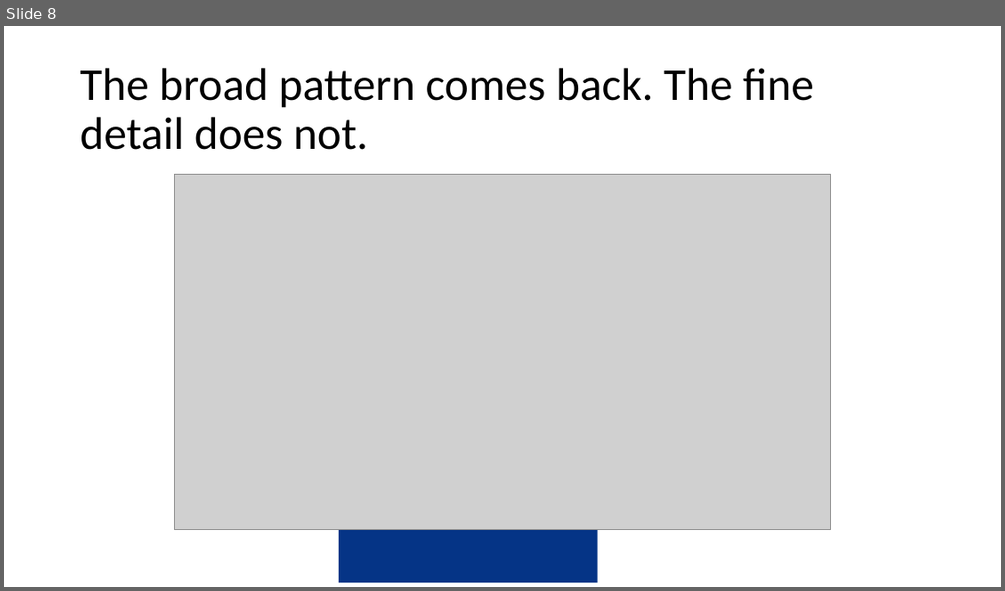
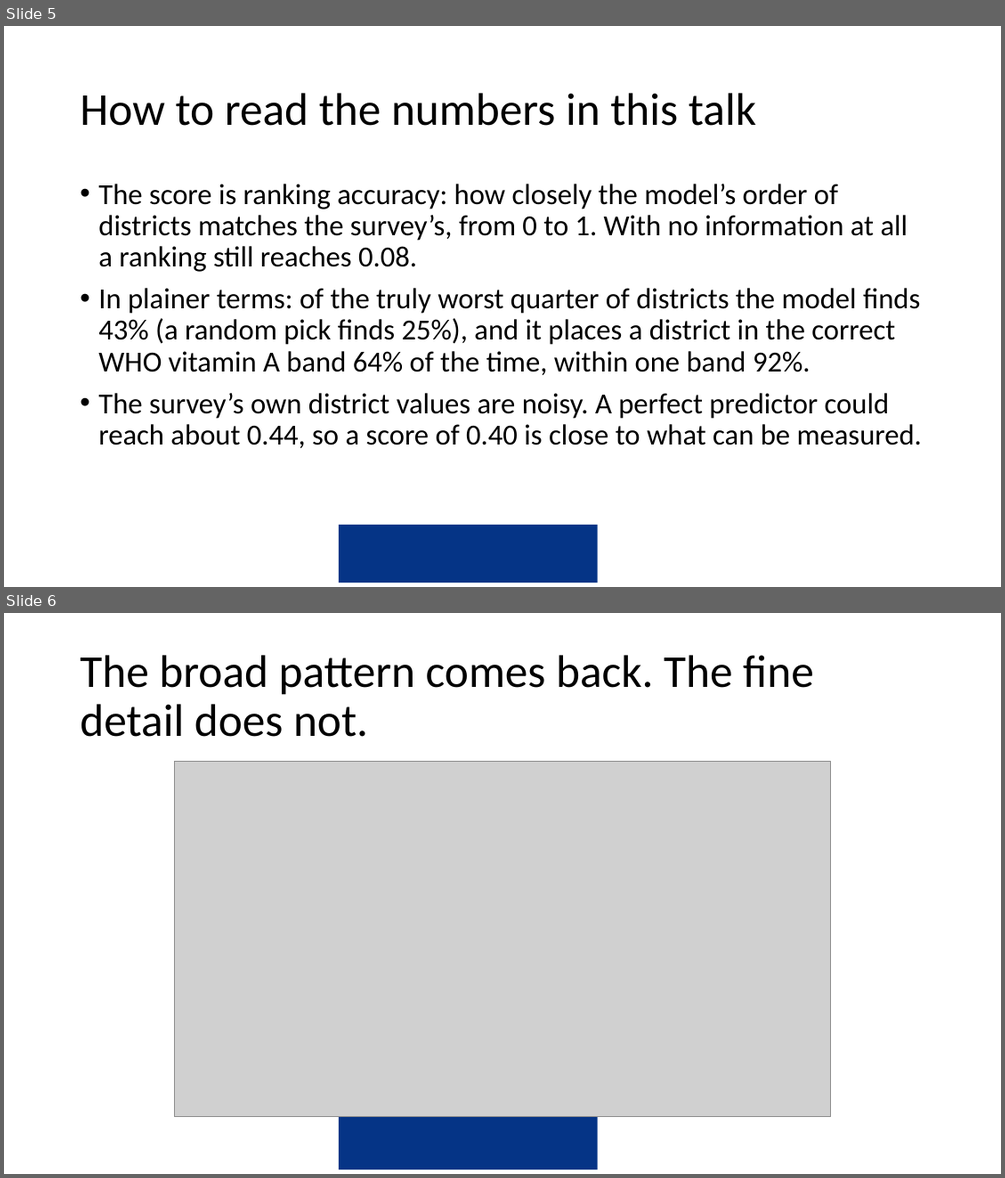
Before and after one commit to amertens/mn-prediction, a slide deck: docs/slides/MN-proxy-policy-deck-2026-09.pptx. Shown one above the other, each under a label of ours: slide 8 before the commit, slides 5 and 6 after it. The pictures are 1005x591 and 1005x1178 pixels, drawn with LibreOffice and Linux fonts; fonts in the diff are those of the drawing; grey boxes stand for pictures; background and template pictures are left out. Boxes give left, top, right and bottom in pixels: in the first picture for what was removed or moved away, otherwise in the second. Text is boxed around its words. In the diff, an @@ line names an element or a change of style, - is before the commit and + after.

```diff
--- a/docs/slides/MN-proxy-policy-deck-2026-09.pptx
+++ b/docs/slides/MN-proxy-policy-deck-2026-09.pptx
@@ slide 5 added at (4,26,1001,587), background #FFFFFF; not listed: 1 template element that a slide beside it also shows @@
@@ title added at (80,93,756,126), 44 pt, text #000000 @@
+How to read the numbers in this talk
@@ text added at (98,184,922,448), 28 pt, text #000000 @@
+• The score is ranking accuracy: how closely the model’s order of districts matches the survey’s, from 0 to 1. With no information at all a ranking still reaches 0.08.
+• In plainer terms: of the truly worst quarter of districts the model finds 43% (a random pick finds 25%), and it places a district in the correct WHO vitamin A band 64% of the time, within one band 92%.
+• The survey’s own district values are noisy. A perfect predictor could reach about 0.44, so a score of 0.40 is close to what can be measured.
@@ what was slide 8 is now slide 6 @@
```
Also in this commit, not shown: 5 slides changed, 5 other slides added, 1 slide removed, 5 other files.
